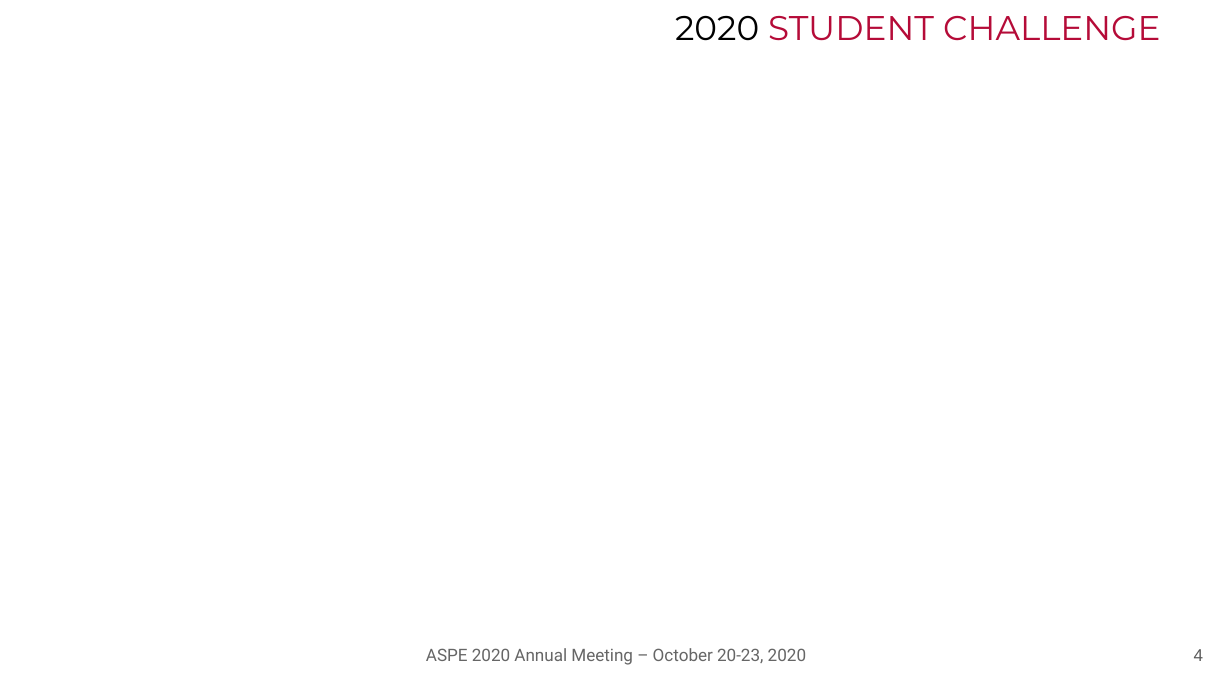
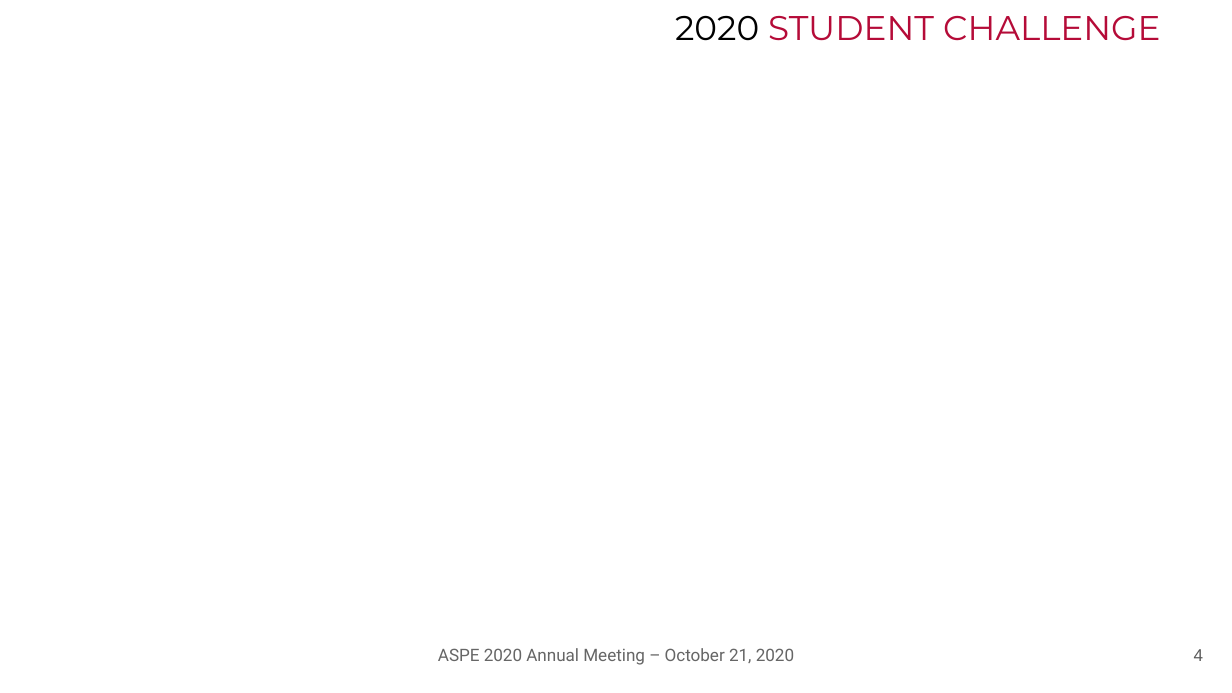
Before and after one commit to ASPE-student-challenge/2020, a slide deck: slide 4 of Template Final Presentation 2020 ASPE Student Challenge.pptx. Drawn at 1232x693 pixels with LibreOffice and Linux fonts; fonts in the diff are those of the drawing. Boxes give left, top, right and bottom in pixels: in the first picture for what was removed or moved away, otherwise in the second. Text is boxed around its words. In the diff, an @@ line names an element or a change of style, - is before the commit and + after.

```diff
--- a/Template Final Presentation 2020 ASPE Student Challenge.pptx
+++ b/Template Final Presentation 2020 ASPE Student Challenge.pptx
@@ text at [438, 648, 794, 665]: text changed @@
-ASPE 2020 Annual Meeting – October 20-23, 2020
+ASPE 2020 Annual Meeting – October 21, 2020
```
